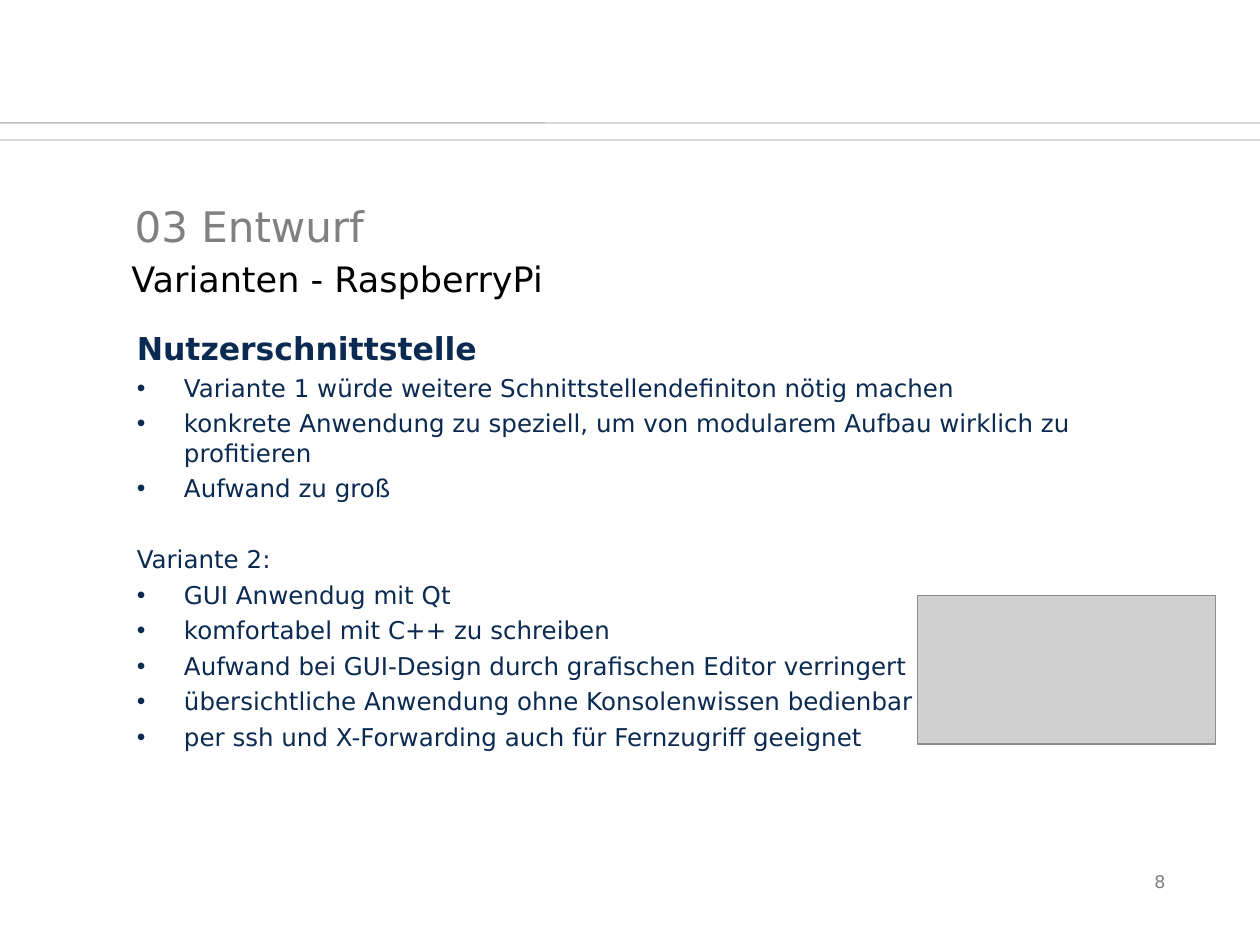
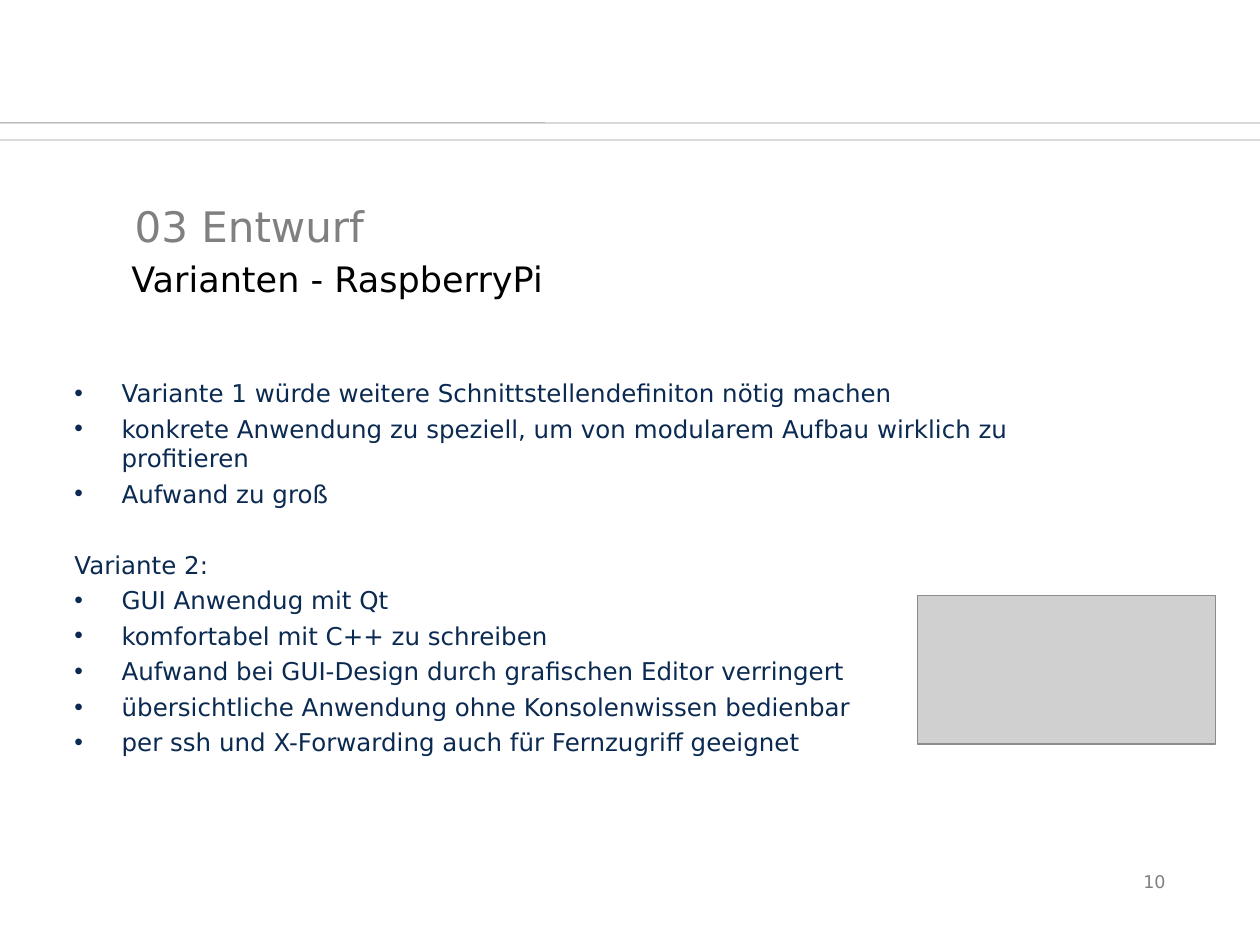
Before and after one commit to SaSteDD/ees_StegStef, a slide deck: slide 10 of präsi/btwf.odp (slide 8 before the commit). Drawn at 1260x945 pixels with LibreOffice and Linux fonts; fonts in the diff are those of the drawing; grey boxes stand for pictures; background and template pictures are left out. Boxes give left, top, right and bottom in pixels: in the first picture for what was removed or moved away, otherwise in the second. Text is boxed around its words. In the diff, an @@ line names an element or a change of style, - is before the commit and + after.

```diff
--- a/präsi/btwf.odp
+++ b/präsi/btwf.odp
@@ text "Variante 1 würde weitere Schnittstellendefiniton ...": place and size @@
-text "Variante 1 würde weitere Schnittstellendefiniton ..." at box(137, 336, 1069, 751)
+text "Variante 1 würde weitere Schnittstellendefiniton ..." at box(74, 383, 1007, 756)
@@ text at box(137, 336, 477, 361): paragraph removed @@
-Nutzerschnittstelle
@@ page number at box(1143, 875, 1165, 888): text changed @@
-8
+10
```
Also in this commit, not shown: 10 other slides changed, 5 slides added, 2 slides removed, 11 other files.
